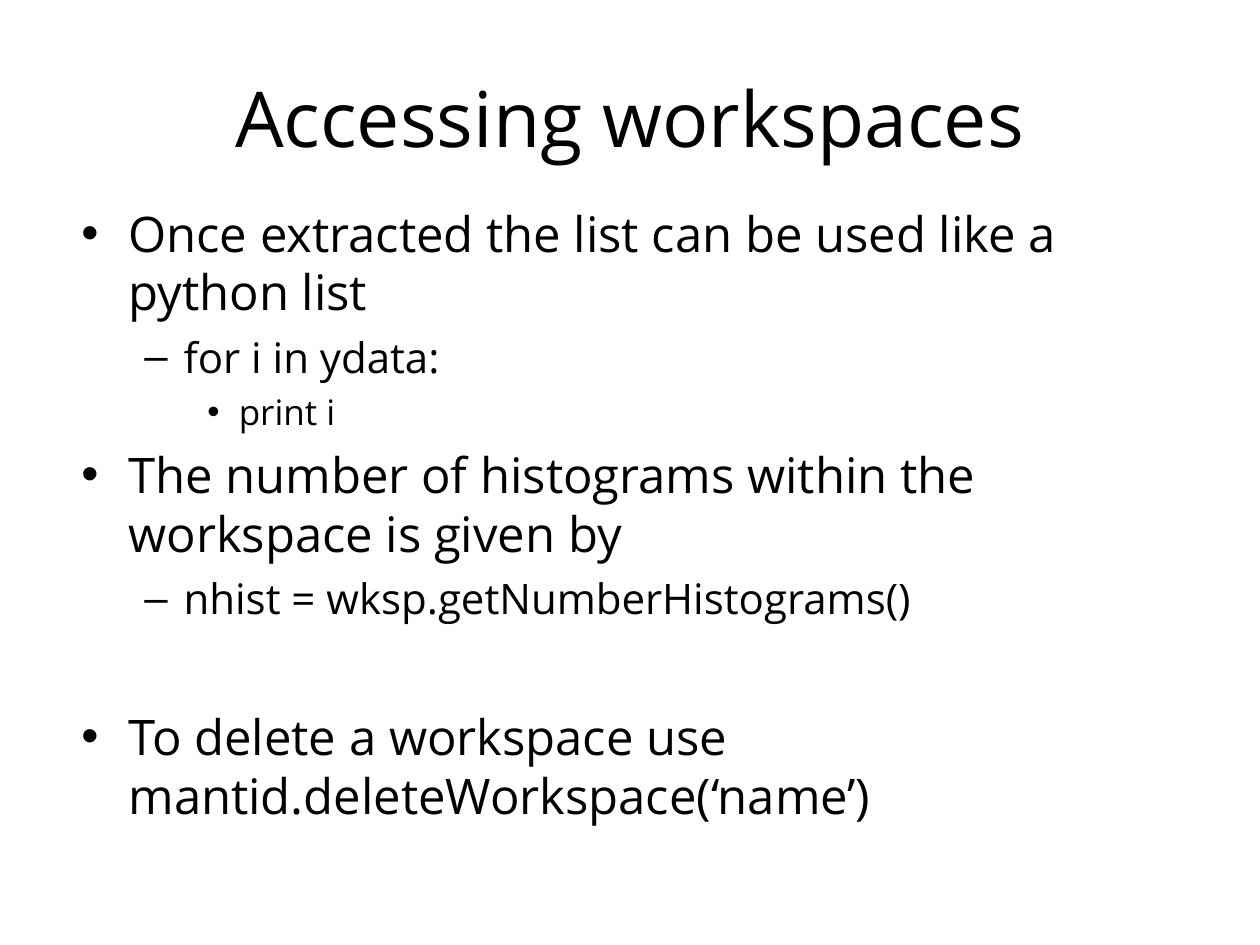
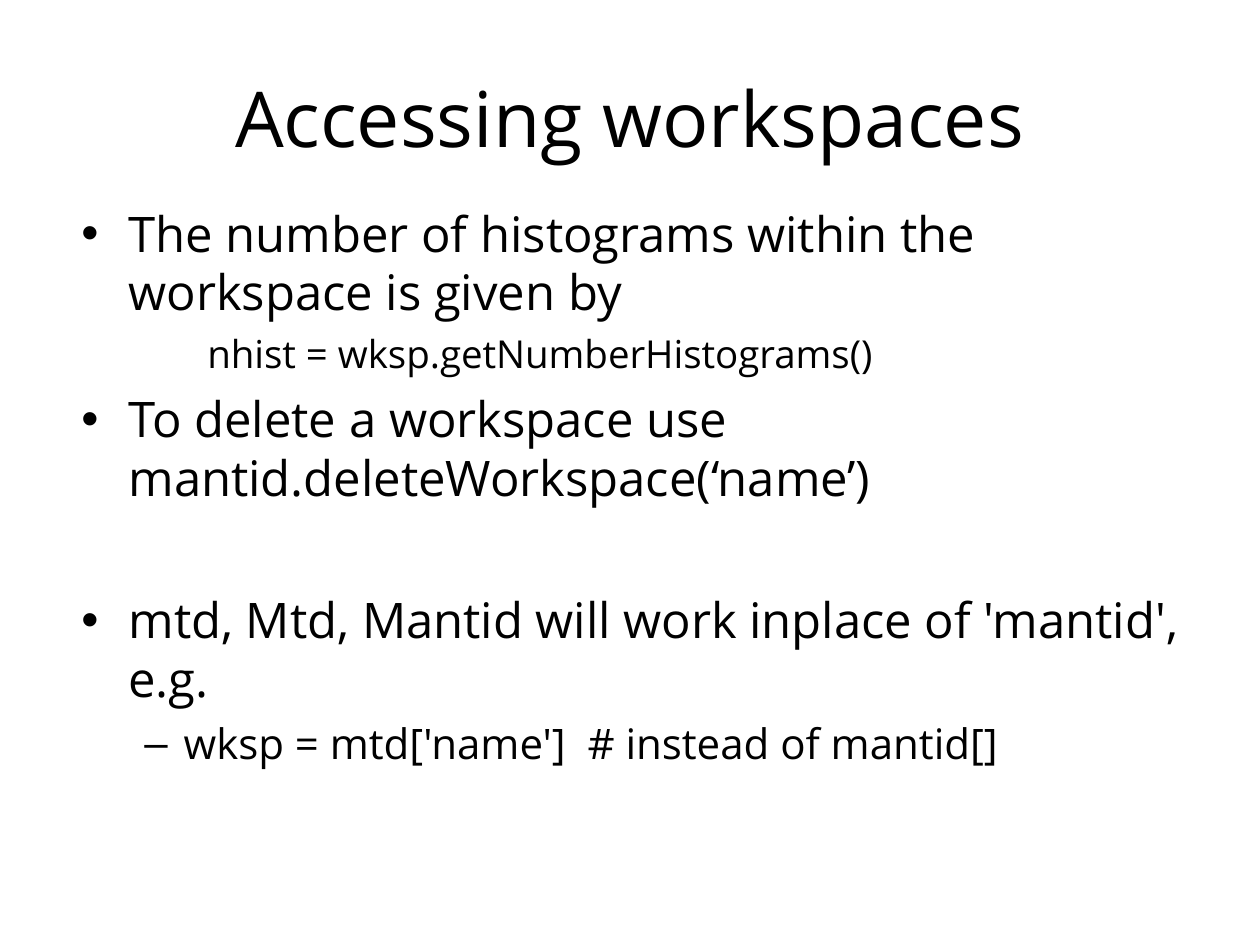
Before and after one commit to mantidproject/documents, a slide deck: slide 30 of Presentations/Python training course/Python in Mantid.ppt (slide 28 before the commit). Drawn at 1260x945 pixels with LibreOffice and Linux fonts; fonts in the diff are those of the drawing; background and template pictures are left out. Boxes give left, top, right and bottom in pixels: in the first picture for what was removed or moved away, otherwise in the second. Text is boxed around its words. In the diff, an @@ line names an element or a change of style, - is before the commit and + after.

Commit message:
Updated slides for both Python training courses. Re #100

```diff
--- a/Presentations/Python training course/Python in Mantid.ppt
+++ b/Presentations/Python training course/Python in Mantid.ppt
@@ text at (129, 214, 1055, 434): paragraphs removed @@
-• Once extracted the list can be used like a python list
-  – for i in ydata:
-    • print i
@@ text at (207, 338, 873, 378): size 24 to 22 pt in "nhist = wksp.getNumberHistograms()"; bullet – to none; list level 2 to 3 in "nhist = wksp.getNumberHistograms()" @@
@@ text at (129, 600, 1179, 769): paragraphs added @@
+• mtd, Mtd, Mantid will work inplace of 'mantid', e.g.
+  – wksp = mtd['name'] # instead of mantid[]
```
Also in this commit, not shown: 10 other slides changed, 4 slides added, 3 other files.
